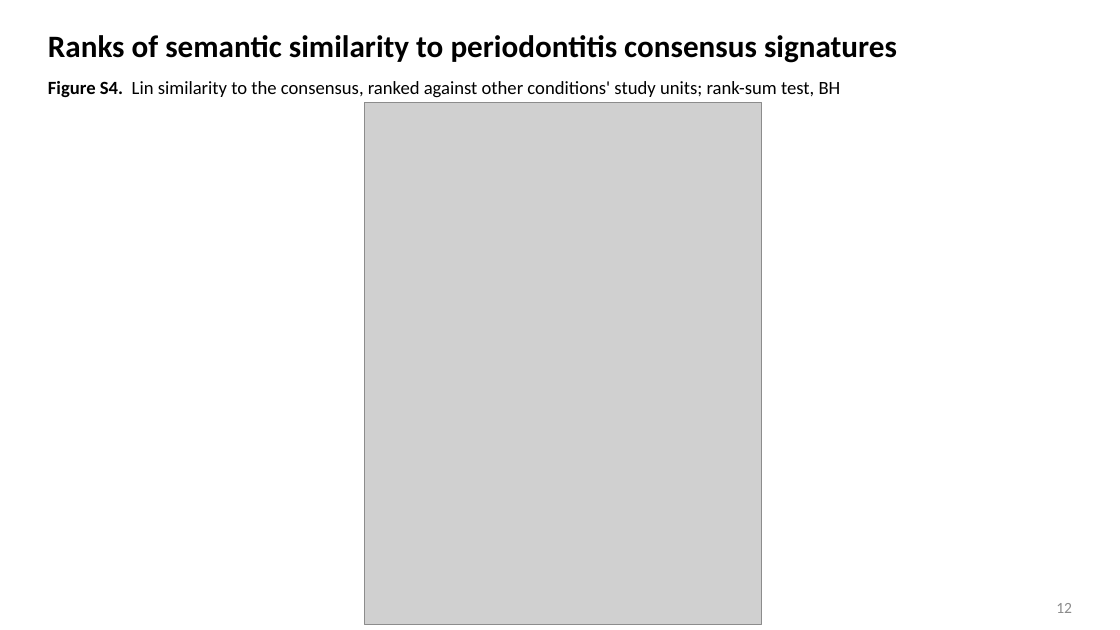
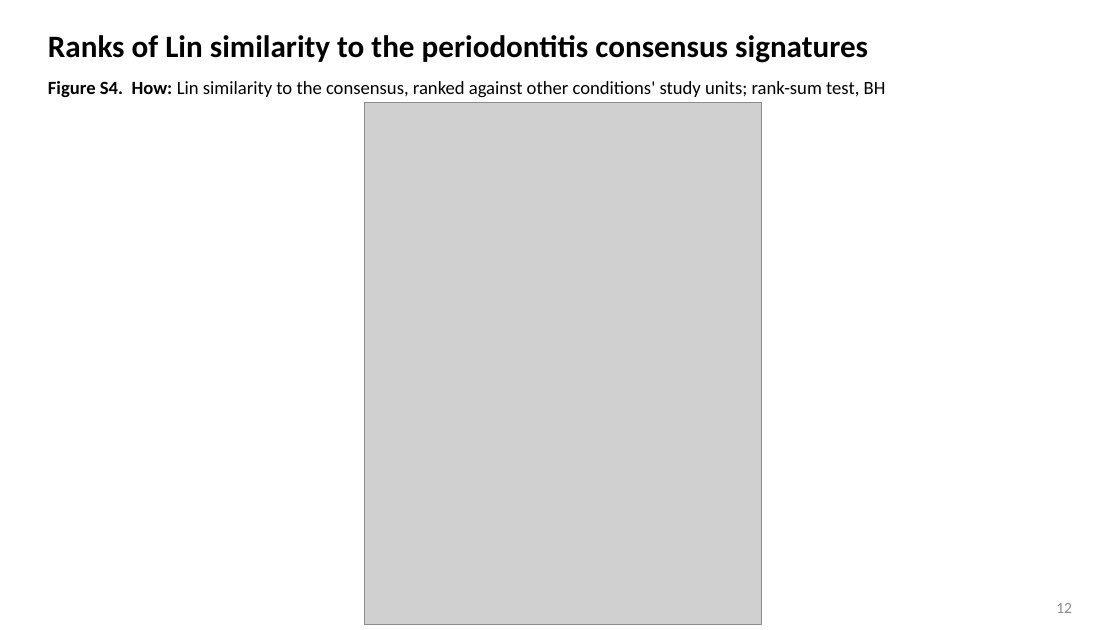
Before and after one commit to ccb-hms/perio-bugs, a slide deck: slide 12 of reports/metadata_options/periosigdb_figures.pptx. Drawn at 1120x630 pixels with LibreOffice and Linux fonts; fonts in the diff are those of the drawing; grey boxes stand for pictures. Boxes give left, top, right and bottom in pixels: in the first picture for what was removed or moved away, otherwise in the second. Text is boxed around its words. In the diff, an @@ line names an element or a change of style, - is before the commit and + after.

```diff
--- a/reports/metadata_options/periosigdb_figures.pptx
+++ b/reports/metadata_options/periosigdb_figures.pptx
@@ title at <box>48,35,868,63</box>: text changed @@
-Ranks of semantic similarity to periodontitis consensus signatures
+Ranks of Lin similarity to the periodontitis consensus signatures
@@ text at <box>48,81,886,97</box>: text changed @@
-Figure S4. Lin similarity to the consensus, ranked against other conditions' study units; rank-sum test, BH
+Figure S4. How: Lin similarity to the consensus, ranked against other conditions' study units; rank-sum test, BH
```
Also in this commit, not shown: 12 other slides changed, 16 other files.
